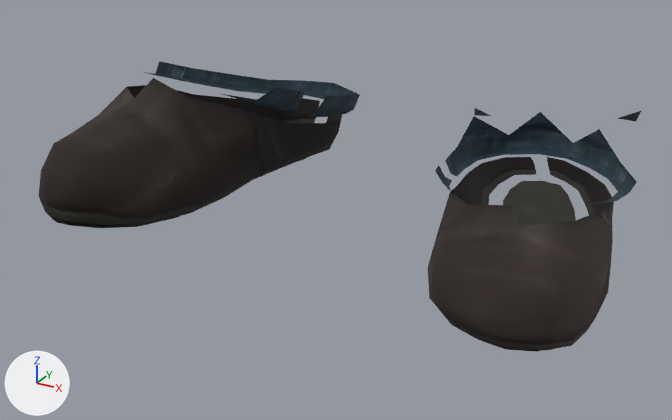
What one commit did to the glTF model packaging/garment-results/cross-body/emma_casual-to-andre_casual/Shoes/Shoes.glb.
One viewpoint serves both versions: a 50 mm lens placed at (0.313, -0.655, 0.297), pointed at (0.0, -0.086, 0.012). Every picture has the same lights, and +X, +Y and +Z are marked at lower left. The older version comes first. Vertices at exactly the same position are counted once.

The older version as bpy lines, for what is in view:
```python
me_mesh_023 = bpy.data.meshes.new('Mesh.023')
me_mesh_023.from_pydata(...)  # 325 vertices, 438 faces; spans x -0.214..0.214, y -0.208..0.092, z -0.001..0.103
me_mesh_023.materials.append(mat_shoes)
ob_fitted_shoes = bpy.data.objects.new('Fitted_Shoes', me_mesh_023)
ob_fitted_shoes.location = (0.0, 0.0, 0.0)
```
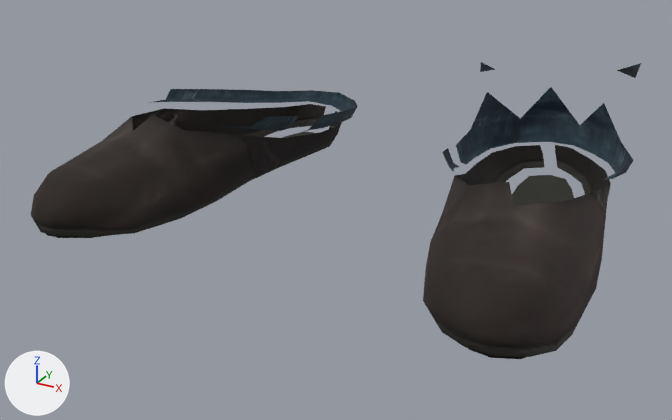
Pixel boxes (x1, y1, x2, y2) of what changed, in the pictures (672 x 420 px; the box of a moved part takes in the faces that stretch with it):
'Fitted_Shoes', reshaped: before (39, 61, 641, 352); after (31, 62, 641, 359)
part 1 of me_mesh_023, moved or reshaped: before (52, 157, 308, 228); after (45, 131, 313, 238)
part 2 of me_mesh_023, moved or reshaped: before (39, 78, 342, 225); after (31, 104, 342, 237)
part 3 of me_mesh_023, moved or reshaped: before (144, 61, 360, 117); after (148, 89, 358, 131)
part 4 of me_mesh_023, moved or reshaped: before (222, 87, 305, 112); after (219, 116, 298, 131)
part 5 of me_mesh_023, moved or reshaped: before (428, 157, 614, 351); after (423, 145, 611, 357)
part 6 of me_mesh_023, moved or reshaped: before (483, 181, 576, 352); after (468, 175, 574, 359)
part 7 of me_mesh_023, moved or reshaped: before (445, 112, 637, 204); after (456, 87, 633, 180)
part 8 of me_mesh_023, moved or reshaped: before (435, 165, 452, 191); after (442, 148, 459, 171)
part 9 of me_mesh_023, moved or reshaped: before (619, 111, 641, 122); after (617, 63, 641, 78)
part 10 of me_mesh_023, moved or reshaped: before (474, 108, 491, 116); after (480, 62, 495, 72)

What changed in the scene script:
```text
Change me_mesh_023:
    used by ob_fitted_shoes; location = (0.0, 0.0, 0.0)
    remove me_mesh_023.from_pydata(...)  # 325 vertices, 438 faces; spans x -0.214..0.214, y -0.208..0.092, z -0.001..0.103
    add me_mesh_023.from_pydata(...)  # 325 vertices, 438 faces; spans x -0.205..0.208, y -0.225..0.109, z -0.001..0.136
    me_mesh_023 part 1: the loose piece of 30 vertices spanning x -0.2..-0.089, y -0.201..0.073, z -0.001..0.009 is scaled about its middle by (0.884, 1.11, 0.737), then moved by (0.002, -0.001, -0.001)
    me_mesh_023 part 2: the loose piece of 90 vertices spanning x -0.214..-0.063, y -0.208..0.081, z 0.004..0.103 is scaled about its middle by (0.884, 1.11, 0.737), then moved by (0.001, -0.001, -0.014)
    me_mesh_023 part 3: the loose piece of 31 vertices spanning x -0.201..-0.046, y -0.077..0.092, z 0.039..0.093 is scaled about its middle by (0.884, 1.11, 0.737), then moved by (-0.001, 0.007, -0.018)
    me_mesh_023 part 4: the loose piece of 7 vertices spanning x -0.093..-0.055, y -0.101..-0.036, z 0.067..0.094 is scaled about its middle by (0.884, 1.11, 0.737), then moved by (-0.007, -0.001, -0.021)
    me_mesh_023 part 5: the loose piece of 90 vertices spanning x 0.069..0.214, y -0.208..0.082, z 0.002..0.058 is scaled about its middle by (0.918, 1.11, 1.31), then moved by (-0.001, -0.001, 0.01)
    me_mesh_023 part 6: the loose piece of 30 vertices spanning x 0.094..0.2, y -0.2..0.073, z -0.001..0.005 is scaled about its middle by (0.918, 1.11, 1.31), then moved by (-0.001, -0.001, 0.001)
    me_mesh_023 part 7: the loose piece of 34 vertices spanning x 0.053..0.204, y -0.077..0.092, z 0.022..0.059 is scaled about its middle by (0.918, 1.11, 1.31), then moved by (0.0, 0.007, 0.013)
    me_mesh_023 part 8: the loose piece of 7 vertices spanning x 0.062..0.098, y -0.101..-0.036, z 0.035..0.052 is scaled about its middle by (0.918, 1.11, 1.31), then moved by (0.004, -0.001, 0.014)
    me_mesh_023 part 9
    me_mesh_023.vertices[316].co: (0.197, -0.01, 0.092) -> (0.192, -0.004, 0.121)  # pixel (635, 121) -> pixel (635, 78)
    me_mesh_023.vertices[321].co: (0.2, -0.008, 0.1) -> (0.194, -0.003, 0.132)  # pixel (641, 110) -> pixel (641, 63)
    me_mesh_023.vertices[324].co: (0.189, -0.036, 0.101) -> (0.185, -0.033, 0.132)  # pixel (617, 118) -> pixel (616, 70)
    me_mesh_023 part 10
    me_mesh_023.vertices[320].co: (0.1, -0.07, 0.098) -> (0.103, -0.071, 0.13)  # pixel (474, 115) -> pixel (480, 72)
    me_mesh_023.vertices[322].co: (0.099, -0.067, 0.103) -> (0.102, -0.068, 0.136)  # pixel (474, 107) -> pixel (480, 61)
    me_mesh_023.vertices[323].co: (0.116, -0.08, 0.103) -> (0.118, -0.082, 0.136)  # pixel (491, 115) -> pixel (495, 69)
```
